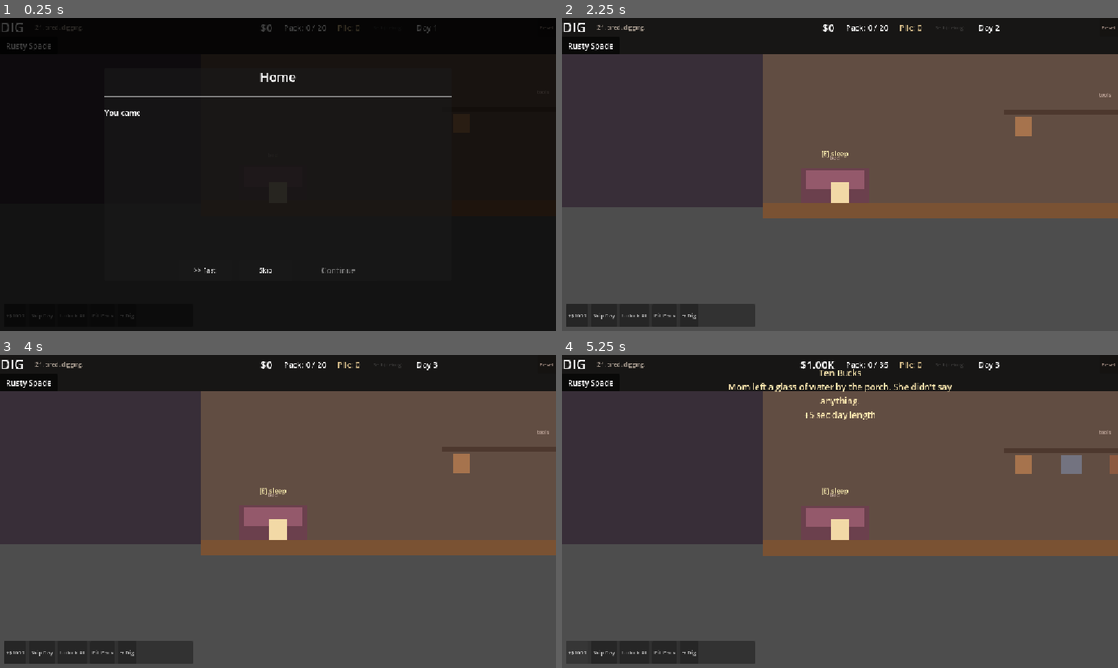
Above: before the commit, frames 1-4 (two rows, left to right).
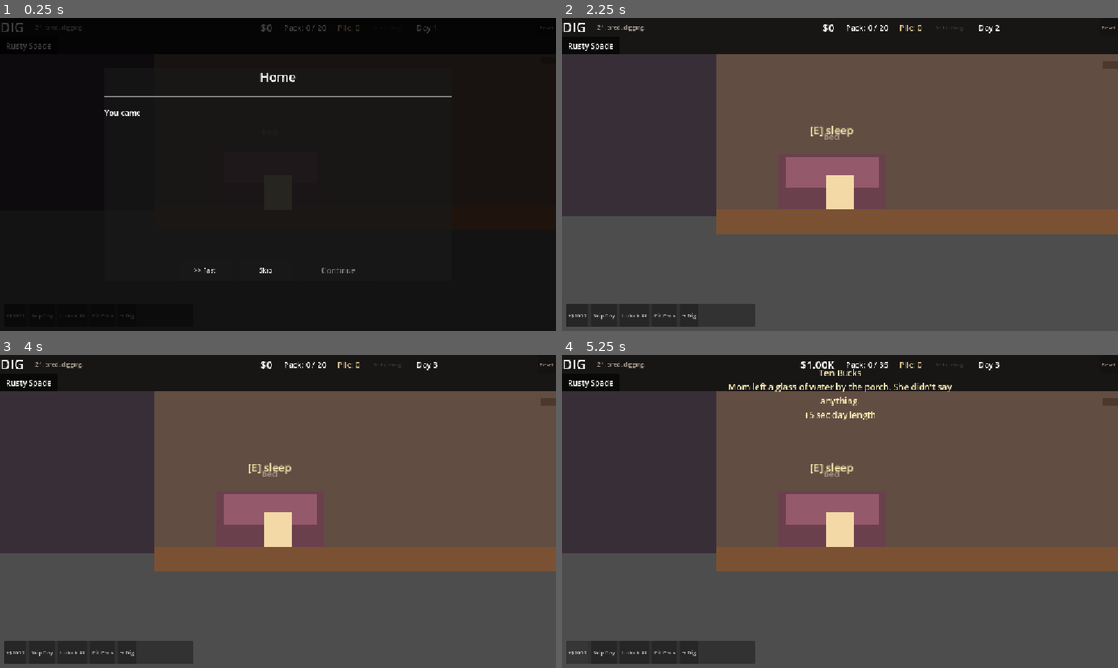
Above: after the commit, the same moments.

Repository: RanjitCS/dig
Game: Godot game, scene res://scenes/main.tscn
The game is run twice, just before and just after one commit, with the same random seed, the same clock (stepped at 60 frames per second) and the same inputs.
Inputs:
- Up to frame 1 (0.25 s): no input
- Up to frame 2 (2.25 s): click "Skip" at 0.5 s; click "Skip Day" at 1.25 s; click "Sleep → Next Day" at 2 s
- Up to frame 3 (4 s): click "Skip Day" at 2.75 s; click "Sleep → Next Day" at 3.5 s
- Up to frame 4 (5.25 s): click "Rusty Spade" at 4.25 s; click "+$1000" at 5 s

The runs differ from the first frame. In frame 2, 12% of the frame differs, in the area x 0-100%, y 11-70%; in frame 3, 12%; in frame 4, 12%.

Commit message:
change

Diff:
--- /dev/null
+++ b/resources/blocks/clay.tres
@@ -0,0 +1,15 @@
+[gd_resource type="Resource" script_class="BlockType" load_steps=2 format=3 uid="uid://dig0block0clay"]
+
+[ext_resource type="Script" path="res://scripts/block_type.gd" id="1_block"]
+
+[resource]
+script = ExtResource("1_block")
+id = &"clay"
+display_name = "Clay"
+color = Color(0.55, 0.40, 0.30, 1)
+hits_to_break = 9
+dirt_yield = 2.0
+money_yield = 0.0
+min_depth = 2
+max_depth = 99999
+weight = 2.5
--- a/resources/blocks/dirt.tres
+++ b/resources/blocks/dirt.tres
@@ -9,11 +9,11 @@
 [resource]
 script = ExtResource("1_block")
 id = &"dirt"
-display_name = "Dirt"
+display_name = "Loose Dirt"
 color = Color(0.33, 0.23, 0.13, 1)
 textures = [ExtResource("2_var0"), ExtResource("3_var1"), ExtResource("4_var2"), ExtResource("5_var3")]
 hits_to_break = 8
-dirt_yield = 1.0
+dirt_yield = 0.0
 money_yield = 0.0
 min_depth = 2
 max_depth = 99999
--- /dev/null
+++ b/resources/blocks/hard_rock.tres
@@ -0,0 +1,15 @@
+[gd_resource type="Resource" script_class="BlockType" load_steps=2 format=3 uid="uid://dig0block0hardrock"]
+
+[ext_resource type="Script" path="res://scripts/block_type.gd" id="1_block"]
+
+[resource]
+script = ExtResource("1_block")
+id = &"hard_rock"
+display_name = "Dense Rock"
+color = Color(0.28, 0.29, 0.32, 1)
+hits_to_break = 28
+dirt_yield = 2.0
+money_yield = 0.0
+min_depth = 5
+max_depth = 99999
+weight = 2.0
--- /dev/null
+++ b/resources/blocks/ore_pocket.tres
@@ -0,0 +1,16 @@
+[gd_resource type="Resource" script_class="BlockType" load_steps=2 format=3 uid="uid://dig0block0orepocket"]
+
+[ext_resource type="Script" path="res://scripts/block_type.gd" id="1_block"]
+
+[resource]
+script = ExtResource("1_block")
+id = &"ore_pocket"
+display_name = "Rich Pocket"
+color = Color(0.85, 0.62, 0.18, 1)
+hits_to_break = 16
+dirt_yield = 0.0
+money_yield = 4.0
+min_depth = 8
+max_depth = 99999
+weight = 0.3
+is_ore_pocket = true
--- /dev/null
+++ b/resources/blocks/unstable_rock.tres
@@ -0,0 +1,16 @@
+[gd_resource type="Resource" script_class="BlockType" load_steps=2 format=3 uid="uid://dig0block0unstablerock"]
+
+[ext_resource type="Script" path="res://scripts/block_type.gd" id="1_block"]
+
+[resource]
+script = ExtResource("1_block")
+id = &"unstable_rock"
+display_name = "Unstable Rock"
+color = Color(0.42, 0.34, 0.30, 1)
+hits_to_break = 10
+dirt_yield = 1.0
+money_yield = 0.0
+min_depth = 6
+max_depth = 99999
+weight = 1.5
+unstable = true
--- a/scenes/dig_world.tscn
+++ b/scenes/dig_world.tscn
@@ -1,11 +1,28 @@
-[gd_scene load_steps=4 format=3 uid="uid://dig0scene0digworld"]
+[gd_scene load_steps=5 format=3 uid="uid://dig0scene0digworld"]
 
 [ext_resource type="Script" path="res://scripts/dig_world.gd" id="1_digworld"]
 [ext_resource type="PackedScene" uid="uid://dig0scene0player" path="res://scenes/player.tscn" id="2_player"]
 [ext_resource type="PackedScene" uid="uid://dig0scene0deposit" path="res://scenes/deposit_station.tscn" id="3_deposit"]
 
+[sub_resource type="RectangleShape2D" id="EdgeWallShape"]
+size = Vector2(64, 3200)
+
 [node name="DigWorld" type="Node2D"]
 script = ExtResource("1_digworld")
+
+[node name="EdgeWalls" type="Node2D" parent="."]
+
+[node name="LeftWall" type="StaticBody2D" parent="EdgeWalls"]
+position = Vector2(-32, 1200)
+
+[node name="LeftWallShape" type="CollisionShape2D" parent="EdgeWalls/LeftWall"]
+shape = SubResource("EdgeWallShape")
+
+[node name="RightWall" type="StaticBody2D" parent="EdgeWalls"]
+position = Vector2(1568, 1200)
+
+[node name="RightWallShape" type="CollisionShape2D" parent="EdgeWalls/RightWall"]
+shape = SubResource("EdgeWallShape")
 
 [node name="Sky" type="ColorRect" parent="."]
 offset_left = -2000.0
--- a/scenes/house_interior.tscn
+++ b/scenes/house_interior.tscn
@@ -264,5 +264,6 @@
 position = Vector2(160, -40)
 
 [node name="Camera2D" type="Camera2D" parent="Player"]
+zoom = Vector2(1.6, 1.6)
 position_smoothing_enabled = true
 position_smoothing_speed = 6.0
--- a/scenes/rooms/corridor.tscn
+++ b/scenes/rooms/corridor.tscn
@@ -81,5 +81,6 @@
 position = Vector2(200, -40)
 
 [node name="Camera2D" type="Camera2D" parent="Player"]
+zoom = Vector2(1.6, 1.6)
 position_smoothing_enabled = true
 position_smoothing_speed = 6.0
--- a/scenes/rooms/kitchen.tscn
+++ b/scenes/rooms/kitchen.tscn
@@ -74,5 +74,6 @@
 position = Vector2(200, -40)
 
 [node name="Camera2D" type="Camera2D" parent="Player"]
+zoom = Vector2(1.6, 1.6)
 position_smoothing_enabled = true
 position_smoothing_speed = 6.0
--- a/scenes/rooms/living_room.tscn
+++ b/scenes/rooms/living_room.tscn
@@ -69,5 +69,6 @@
 position = Vector2(200, -40)
 
 [node name="Camera2D" type="Camera2D" parent="Player"]
+zoom = Vector2(1.6, 1.6)
 position_smoothing_enabled = true
 position_smoothing_speed = 6.0
--- a/scenes/rooms/parents_room.tscn
+++ b/scenes/rooms/parents_room.tscn
@@ -63,5 +63,6 @@
 position = Vector2(200, -40)
 
 [node name="Camera2D" type="Camera2D" parent="Player"]
+zoom = Vector2(1.6, 1.6)
 position_smoothing_enabled = true
 position_smoothing_speed = 6.0
--- a/scenes/rooms/sisters_room.tscn
+++ b/scenes/rooms/sisters_room.tscn
@@ -63,5 +63,6 @@
 position = Vector2(200, -40)
 
 [node name="Camera2D" type="Camera2D" parent="Player"]
+zoom = Vector2(1.6, 1.6)
 position_smoothing_enabled = true
 position_smoothing_speed = 6.0
--- a/scenes/rooms/workshop.tscn
+++ b/scenes/rooms/workshop.tscn
@@ -63,5 +63,6 @@
 position = Vector2(200, -40)
 
 [node name="Camera2D" type="Camera2D" parent="Player"]
+zoom = Vector2(1.6, 1.6)
 position_smoothing_enabled = true
 position_smoothing_speed = 6.0
--- a/scripts/block_type.gd
+++ b/scripts/block_type.gd
@@ -16,6 +16,15 @@
 @export var weight: float = 1.0
 @export var indestructible: bool = false
 
+# --- Hazard behaviour ------------------------------------------------------
+# A loose block: when the cell directly beneath it becomes empty, it shudders
+# briefly then falls until it lands on something solid, re-blocking the shaft.
+# Cascades if loose blocks stack. Never damages the player (time-cost only).
+@export var unstable: bool = false
+# Rich reward pocket. Spawned in small clusters, biased next to unstable rock so
+# the payoff sits behind the cave-in risk. Purely a tagging flag for generation.
+@export var is_ore_pocket: bool = false
+
 # Returns a texture to display: a random variant if any, else the single
 # texture, else null (caller draws the colored rect fallback).
 func pick_texture() -> Texture2D:
--- a/scripts/dig_world.gd
+++ b/scripts/dig_world.gd
@@ -30,6 +30,7 @@
 
 var block_types: Array[BlockType] = []
 var bedrock_type: BlockType
+var _unstable_type: BlockType  # cached for ore-pocket framing
 var rng := RandomNumberGenerator.new()
 var generated_rows: int = 0
 var blocks_by_pos: Dictionary = {}  # Vector2i -> DigBlock
@@ -101,6 +102,7 @@
 		child.queue_free()
 	blocks_by_pos.clear()
 	broken_cells.clear()
+	_falling.clear()
 	generated_rows = 0
 	_generate_rows(ROWS_AHEAD)
 	_spawn_player_at_surface()
@@ -122,6 +124,7 @@
 func _load_block_types() -> void:
 	block_types.clear()
 	bedrock_type = null
+	_unstable_type = null
 	var dir := DirAccess.open(BLOCK_DIR)
 	if dir == null:
 		push_error("Could not open " + BLOCK_DIR)
@@ -136,6 +139,8 @@
 					bedrock_type = res
 				else:
 					block_types.append(res)
+					if res.unstable and _unstable_type == null:
+						_unstable_type = res
 		file = dir.get_next()
 	dir.list_dir_end()
 
@@ -144,7 +149,7 @@
 # Plain names for now (flavor pass later).
 const LAYER_MARKERS := [
 	{"depth": 1, "name": "Topsoil"},
-	{"depth": 2, "name": "Dirt"},
+	{"depth": 2, "name": "Soil & Clay"},
 	{"depth": 5, "name": "Stone Layer"},
 	{"depth": 8, "name": "Coal Seam"},
 	{"depth": 20, "name": "Iron Vein"},
@@ -172,10 +177,18 @@
 
 func _generate_row(row: int) -> void:
 	var span := _dig_span_for_row(row)
+	# First decide each cell's type, so we can post-process clusters before
+	# spawning (e.g. wrap a rich pocket in loose rock so reward sits behind risk).
+	var row_types: Dictionary = {}  # col -> BlockType
+	for col in range(span.x, span.y + 1):
+		var t := _pick_block_type_for_depth(row)
+		if t != null:
+			row_types[col] = t
+	_frame_ore_pockets(row_types, span)
 	for col in GRID_COLS:
 		var type: BlockType = null
 		if col >= span.x and col <= span.y:
-			type = _pick_block_type_for_depth(row)
+			type = row_types.get(col, null)
 		else:
 			type = bedrock_type
 		if type == null:
@@ -191,6 +204,28 @@
 		block.broken.connect(_on_block_broken)
 		blocks_by_pos[Vector2i(col, row)] = block
 
+# A rich pocket should sit behind the cave-in risk: any ore_pocket cell gets its
+# horizontal neighbours (within the span) turned into loose rock, so you can't
+# reach the payoff without disturbing unstable ground.
+func _frame_ore_pockets(row_types: Dictionary, span: Vector2i) -> void:
+	if _unstable_type == null:
+		return
+	var pocket_cols: Array = []
+	for col in row_types.keys():
+		var t: BlockType = row_types[col]
+		if t != null and t.is_ore_pocket:
+			pocket_cols.append(col)
+	for col in pocket_cols:
+		for dx in [-1, 1]:
+			var n: int = col + dx
+			if n < span.x or n > span.y:
+				continue
+			var existing: BlockType = row_types.get(n, null)
+			# Don't overwrite another pocket or already-loose rock; leave ore/gems too.
+			if existing != null and (existing.is_ore_pocket or existing.unstable or existing.money_yield > 0.0):
+				continue
+			row_types[n] = _unstable_type
+
 func _maybe_place_layer_marker(row: int) -> void:
 	for m in LAYER_MARKERS:
 		if int(m["depth"]) != row:
@@ -199,13 +234,15 @@
 		label.text = "%s\n%dm" % [m["name"], row]
 		label.add_theme_font_size_override("font_size", 13)
 		label.add_theme_color_override("font_color", Color(0.85, 0.82, 0.72, 0.9))
-		label.horizontal_alignment = HORIZONTAL_ALIGNMENT_RIGHT
+		label.horizontal_alignment = HORIZONTAL_ALIGNMENT_LEFT
 		label.vertical_alignment = VERTICAL_ALIGNMENT_CENTER
-		# Sit on the bedrock wall just left of the diggable span at this row's depth.
-		var span := _dig_span_for_row(row)
-		var wall_right_x := float(span.x) * BLOCK_SIZE.x
+		# Painted on the bedrock just RIGHT of the cavern's right wall. That wall is
+		# stable at every depth (neck and body share BODY_COL_HI), so the markers
+		# form one tidy vertical column the player passes as they descend — unlike
+		# the left wall, which flares far out under the house.
+		var wall_right_x := float(BODY_COL_HI + 1) * BLOCK_SIZE.x
 		label.position = Vector2(
-			wall_right_x - 140.0,
+			wall_right_x + 8.0,
 			(row - 1) * BLOCK_SIZE.y + BLOCK_SIZE.y * 0.5 - 14.0
 		)
 		label.size = Vector2(132, 28)
@@ -348,16 +385,91 @@
 # --- Block lifecycle -------------------------------------------------------
 
 func _remove_block(block: DigBlock, award_yields: bool) -> void:
-	broken_cells[block.grid_pos] = true
-	blocks_by_pos.erase(block.grid_pos)
+	var pos := block.grid_pos
+	broken_cells[pos] = true
+	blocks_by_pos.erase(pos)
 	if award_yields:
 		_award_yields_for(block.block_type)
-	_maybe_extend_world(block.grid_pos.y)
+	_maybe_extend_world(pos.y)
 	block.queue_free()
+	# A freshly-emptied cell may leave loose rock above it unsupported.
+	_settle_unstable_above(pos)
 
 func _on_block_broken(block: DigBlock) -> void:
 	print("block broken: pos=%s type=%s" % [str(block.grid_pos), str(block.block_type.id)])
 	_remove_block(block, true)
+
+# --- Cave-ins (unstable rock) ----------------------------------------------
+# Logical (grid-based) gravity, NOT physics: we keep blocks_by_pos / broken_cells
+# authoritative and just animate the slide. A loose block sitting directly above
+# a newly-empty cell shudders, then falls to the lowest empty cell beneath it,
+# re-blocking the shaft. The cell it vacates can in turn drop more loose rock
+# above it (cascade). Never damages the player — the cost is the re-dig time.
+
+# Grid positions currently mid-fall, so we don't double-trigger them.
+var _falling: Dictionary = {}
+
+# Rough seconds per cell of fall + the telegraph beat before a block lets go.
+const CAVEIN_TELEGRAPH_SEC: float = 0.18
+const CAVEIN_FALL_SEC_PER_CELL: float = 0.07
+
+# Is this cell solid enough to stop a falling block / count as support?
+# Bedrock, normal blocks, the world edges, and the generated floor all count.
+# Empty (broken) cells do not. A cell below the deepest generated row counts as
+# support too, so loose rock can never fall through the world frontier.
+func _cell_blocks_fall(pos: Vector2i) -> bool:
+	if pos.x < 0 or pos.x >= GRID_COLS:
+		return true                      # world edge
+	if pos.y > generated_rows:
+		return true                      # below the generated floor
+	var b: DigBlock = blocks_by_pos.get(pos, null)
+	return b != null
+
+func _settle_unstable_above(empty_pos: Vector2i) -> void:
+	var above := empty_pos + Vector2i(0, -1)
+	var b: DigBlock = blocks_by_pos.get(above, null)
+	if b == null or b.block_type == null:
+		return
+	if not b.block_type.unstable:
+		return
+	if _falling.has(above):
+		return
+	_drop_unstable_block(b, above)
+
+func _drop_unstable_block(block: DigBlock, from: Vector2i) -> void:
+	# Find the landing cell: walk down from `from` until the next cell is solid.
+	var dest := from
+	while not _cell_blocks_fall(dest + Vector2i(0, 1)):
+		dest += Vector2i(0, 1)
+	if dest == from:
+		return                            # already supported; nothing to do
+	# Re-key the grid immediately so reach/dig logic sees the new layout even
+	# while the slide animation plays.
+	_falling[from] = true
+	blocks_by_pos.erase(from)
+	broken_cells[from] = true             # the vacated cell is now open
+	block.grid_pos = dest
+	blocks_by_pos[dest] = block
+	broken_cells.erase(dest)              # the landing cell is filled again
+	_animate_fall(block, from, dest)
+
+func _animate_fall(block: DigBlock, from: Vector2i, dest: Vector2i) -> void:
+	var target_y := float(dest.y - 1) * BLOCK_SIZE.y + BLOCK_SIZE.y * 0.5
+	var cells := dest.y - from.y
+	var tw := create_tween()
+	# Telegraph: a small shudder in place before it lets go.
+	tw.tween_property(block, "position:x", block.position.x - 2.0, CAVEIN_TELEGRAPH_SEC * 0.5)
+	tw.tween_property(block, "position:x", block.position.x + 2.0, CAVEIN_TELEGRAPH_SEC * 0.5)
+	tw.tween_property(block, "position:x", block.position.x, 0.02)
+	# Then the drop, easing in like a real fall.
+	tw.tween_property(block, "position:y", target_y, CAVEIN_FALL_SEC_PER_CELL * float(cells)) \
+		.set_trans(Tween.TRANS_QUAD).set_ease(Tween.EASE_IN)
+	tw.tween_callback(_on_fall_landed.bind(from, dest))
+
+func _on_fall_landed(from: Vector2i, dest: Vector2i) -> void:
+	_falling.erase(from)
+	# The cell the block left is now empty — loose rock above it may drop too.
+	_settle_unstable_above(from)
 
 func _award_yields_for(type: BlockType) -> void:
 	var crit_chance := GameState._sum_effect(Upgrade.Effect.CRIT_CHANCE)
Not shown, changed: docs/economy_pacing.md
